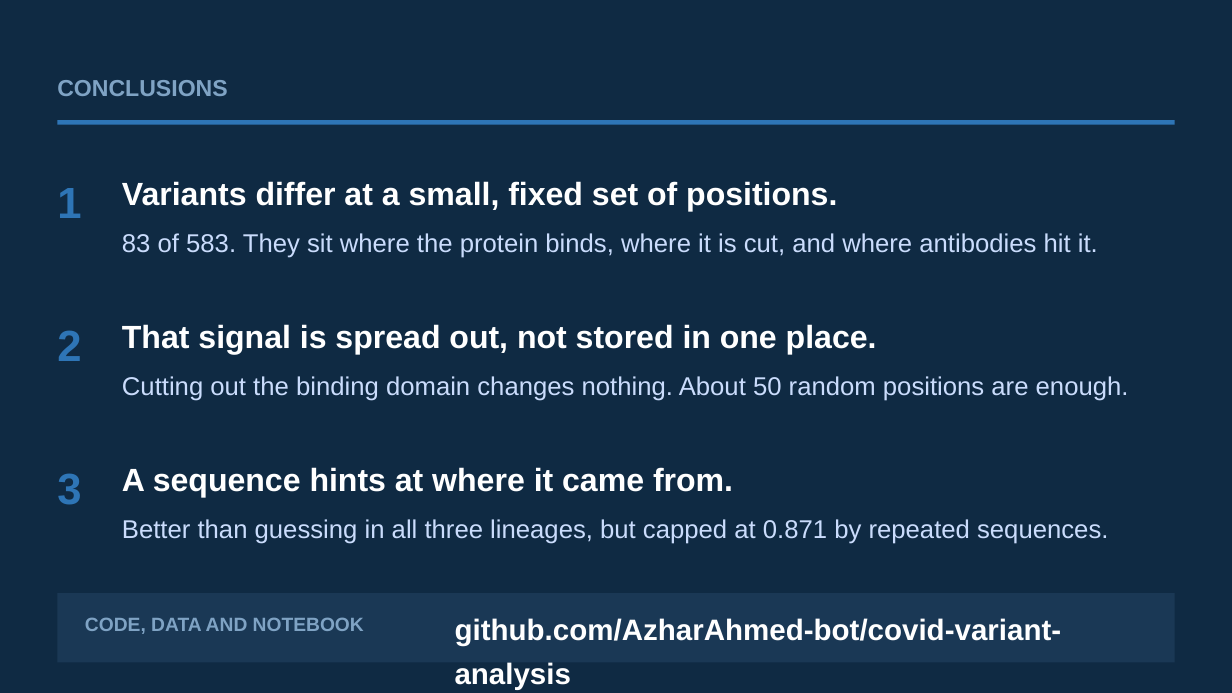
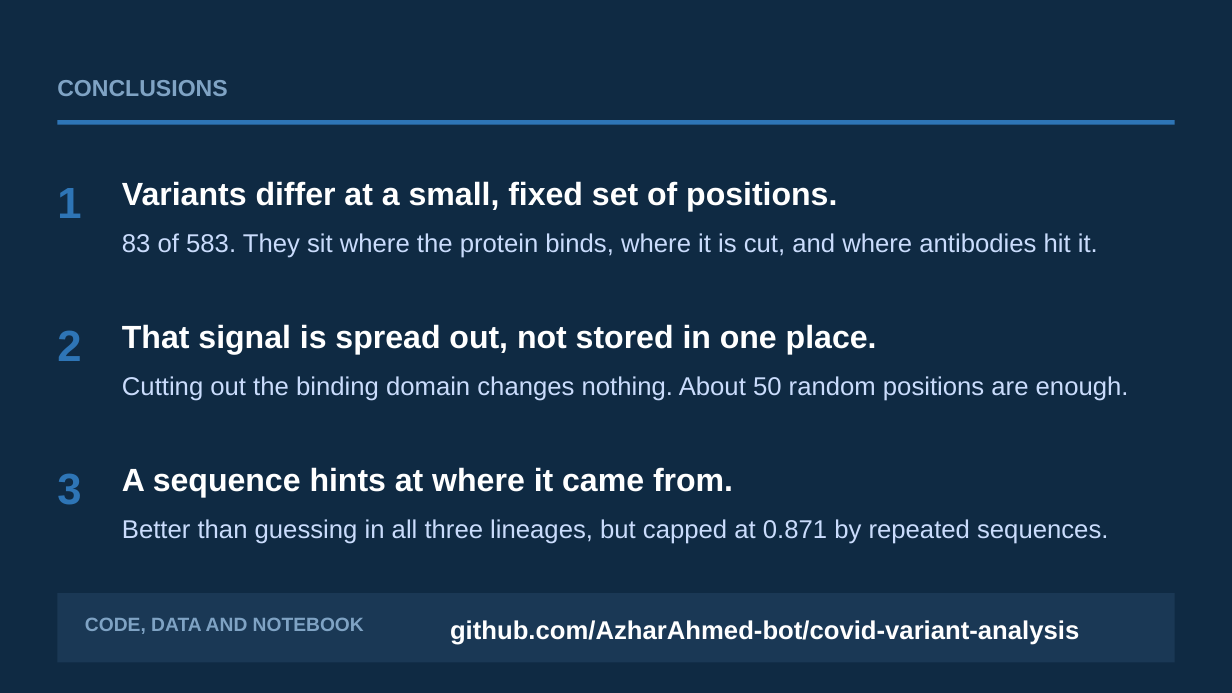
Before and after one commit to AzharAhmed-bot/covid-variant-analysis, a slide deck: slide 12 of deliverables/spike_variation_presentation.pptx. Drawn at 1232x693 pixels with LibreOffice and Linux fonts; fonts in the diff are those of the drawing. Boxes give left, top, right and bottom in pixels: in the first picture for what was removed or moved away, otherwise in the second. Text is boxed around its words. In the diff, an @@ line names an element or a change of style, - is before the commit and + after.

```diff
--- a/deliverables/spike_variation_presentation.pptx
+++ b/deliverables/spike_variation_presentation.pptx
@@ text "github.com/AzharAhmed-bot/covid-variant-analysis" at [450,620,1079,645]: size 23 to 20 pt @@
```
Also in this commit, not shown: 1 other slide changed, 1 other file.
